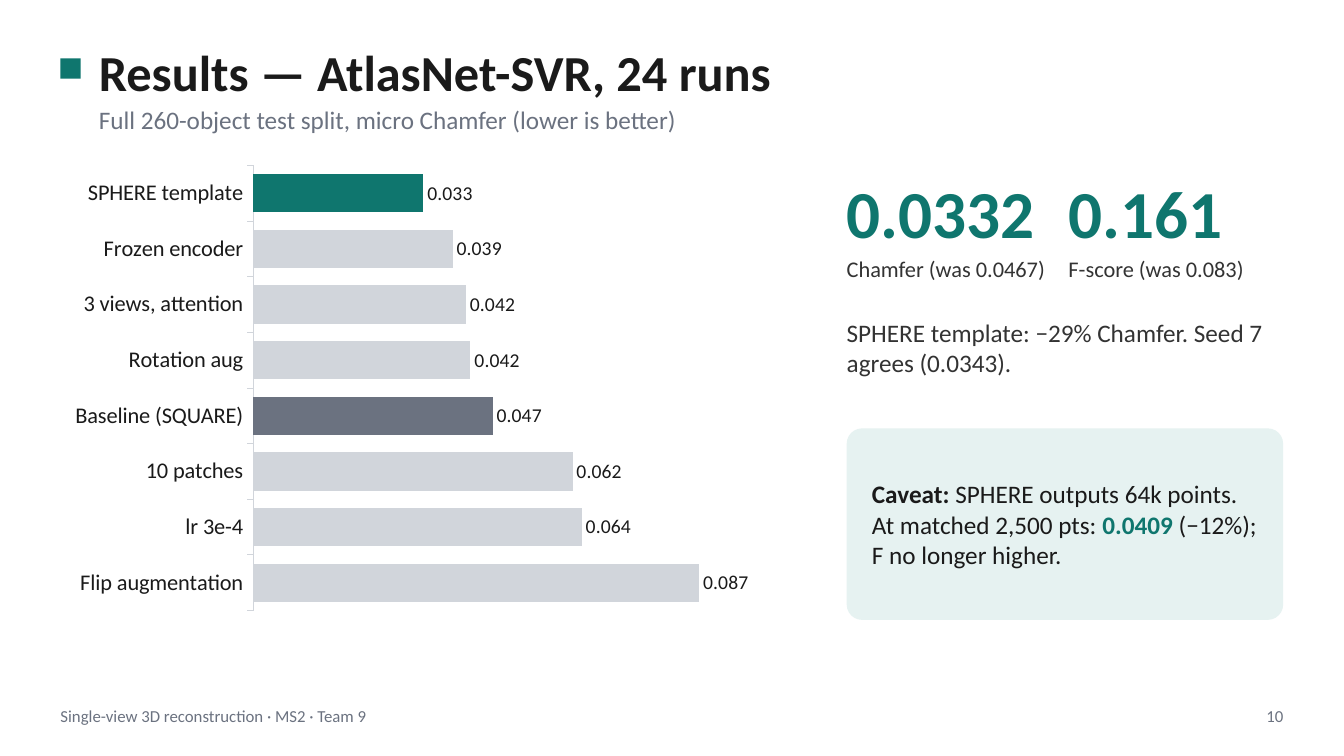
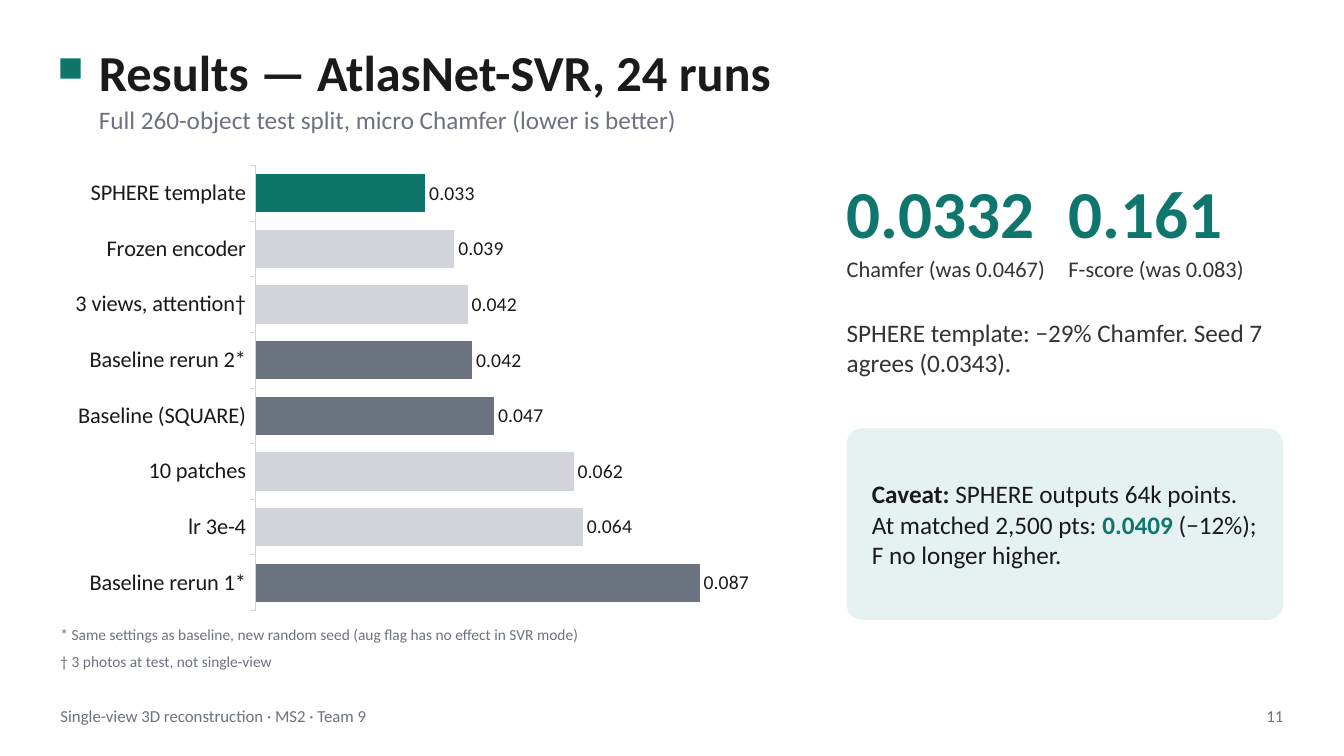
Before and after one commit to NoureldinAbdelrahman/home-omni3d, a slide deck: slide 11 of docs/ms2/ms2_problem_definition.pptx (slide 10 before the commit). Drawn at 1344x756 pixels with LibreOffice and Linux fonts; fonts in the diff are those of the drawing. Boxes give left, top, right and bottom in pixels: in the first picture for what was removed or moved away, otherwise in the second. Text is boxed around its words. In the diff, an @@ line names an element or a change of style, - is before the commit and + after.

```diff
--- a/docs/ms2/ms2_problem_definition.pptx
+++ b/docs/ms2/ms2_problem_definition.pptx
@@ bar chart at [60,156,807,620] @@
-categories: Flip augmentation, lr 3e-4, 10 patches, Baseline (SQUARE), Rotation aug, 3 views, attention, Frozen encoder, SPHERE template
+categories: Baseline rerun 1*, lr 3e-4, 10 patches, Baseline (SQUARE), Baseline rerun 2*, 3 views, attention†, Frozen encoder, SPHERE template
@@ colours of single points changed @@
@@ text added at [72,629,578,670], 11 pt, text #6B7280 @@
+* Same settings as baseline, new random seed (aug flag has no effect in SVR mode)
+† 3 photos at test, not single-view
@@ text at [1266,711,1283,722]: text changed @@
-10
+11
```
Also in this commit, not shown: 13 other slides changed, 3 slides added, 2 other files.
